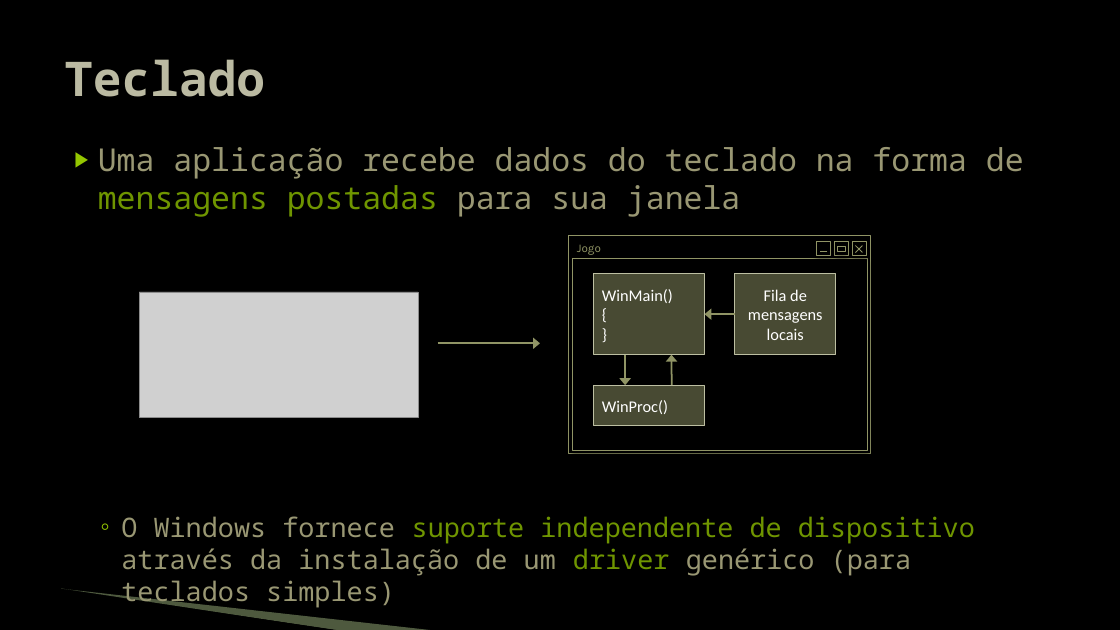
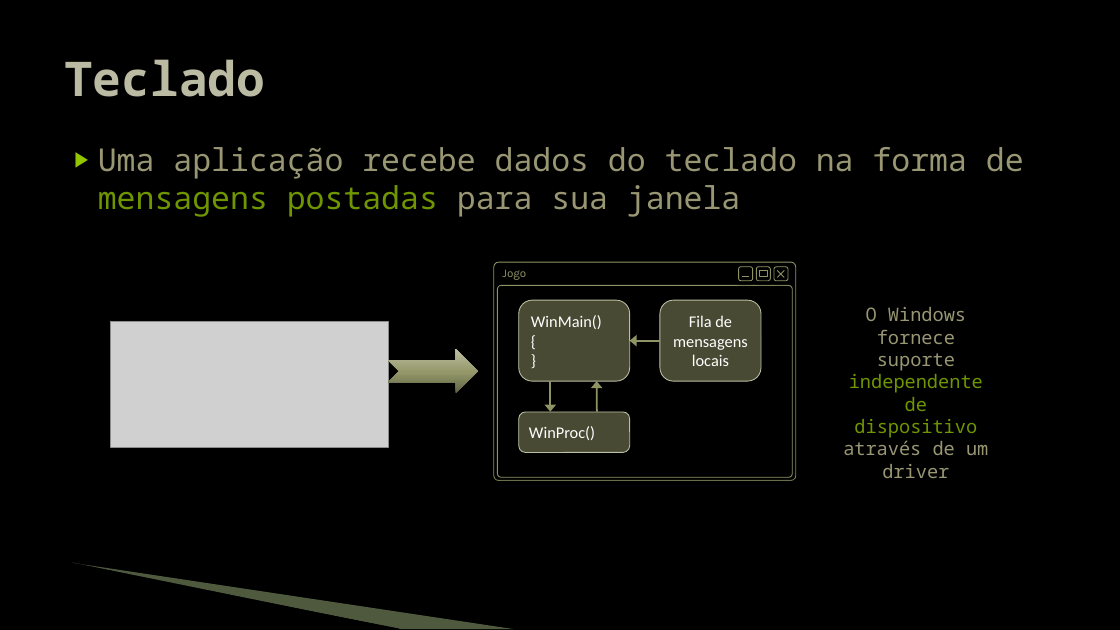
Before and after one commit to JudsonSS/Jogos, a slide deck: slide 4 of Slides/03. Teclado e Mouse.pptx. Drawn at 1120x630 pixels with LibreOffice and Linux fonts; fonts in the diff are those of the drawing; grey boxes stand for pictures; background and template pictures are left out. Boxes give left, top, right and bottom in pixels: in the first picture for what was removed or moved away, otherwise in the second. Text is boxed around its words. In the diff, an @@ line names an element or a change of style, - is before the commit and + after.

```diff
--- a/Slides/03. Teclado e Mouse.pptx
+++ b/Slides/03. Teclado e Mouse.pptx
@@ rectangle to rounded rectangle in 8 elements at <box>660,300,761,381</box>, <box>519,412,630,452</box>, <box>519,300,630,381</box>, <box>494,262,796,481</box>, <box>497,286,792,477</box>, <box>774,267,788,281</box>, <box>756,267,770,281</box>, <box>739,267,753,281</box> @@
@@ 3 lines, 3 rounded rectangles, 1 rectangle: place and size @@
-3 lines, 3 rounded rectangles, 1 rectangle at <box>817,242,866,256</box>
+3 lines, 3 rounded rectangles, 1 rectangle at <box>739,267,788,281</box>
@@ 5 rounded rectangles, 3 arrows, 1 text: place and size @@
-5 rounded rectangles, 3 arrows, 1 text at <box>569,236,870,455</box>
+5 rounded rectangles, 3 arrows, 1 text at <box>494,262,796,481</box>
@@ picture: place and size @@
-picture at <box>139,292,418,418</box>
+picture at <box>110,322,389,447</box>
@@ text added at <box>843,307,988,455</box>, 16 pt, text #999773 @@
+O Windows fornece suporte independente de dispositivo através de um driver
@@ notched right arrow added at <box>388,349,478,393</box>, fill gradient #606344 to #949869 to #BDBFA2 @@
@@ arrow removed from (438, 344) to (540, 344) @@
@@ text at <box>121,516,975,609</box>: paragraph removed @@
-  ◦ O Windows fornece suporte independente de dispositivo através da instalação de um driver genérico (para teclados simples)
@@ freeform shape: place and size @@
-freeform shape at <box>60,590,340,630</box>
+freeform shape at <box>71,565,400,629</box>
@@ freeform shape: place and size @@
-freeform shape at <box>61,589,437,630</box>
+freeform shape at <box>73,563,514,629</box>
```
Also in this commit, not shown: 12 other slides changed, 1 other file.
